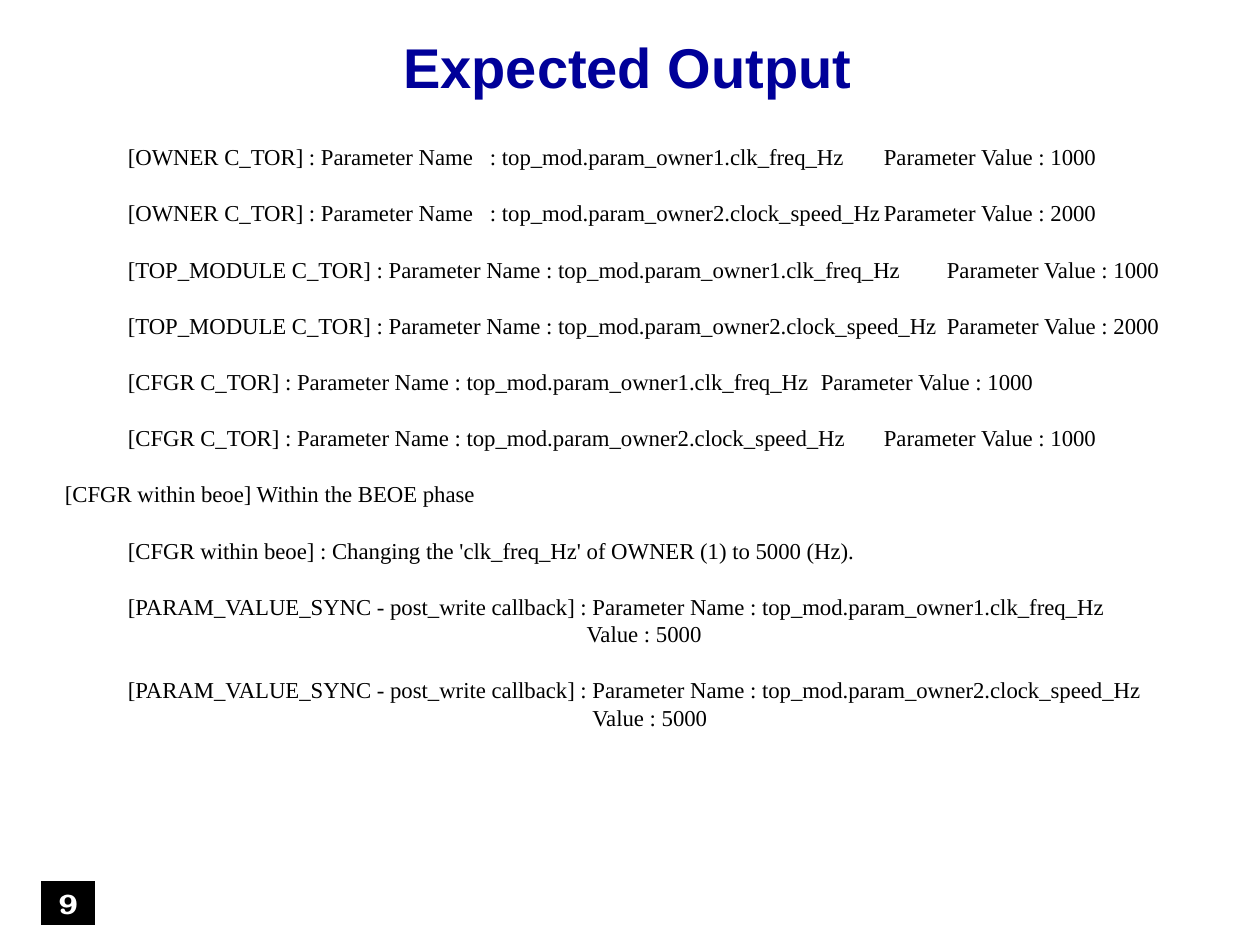
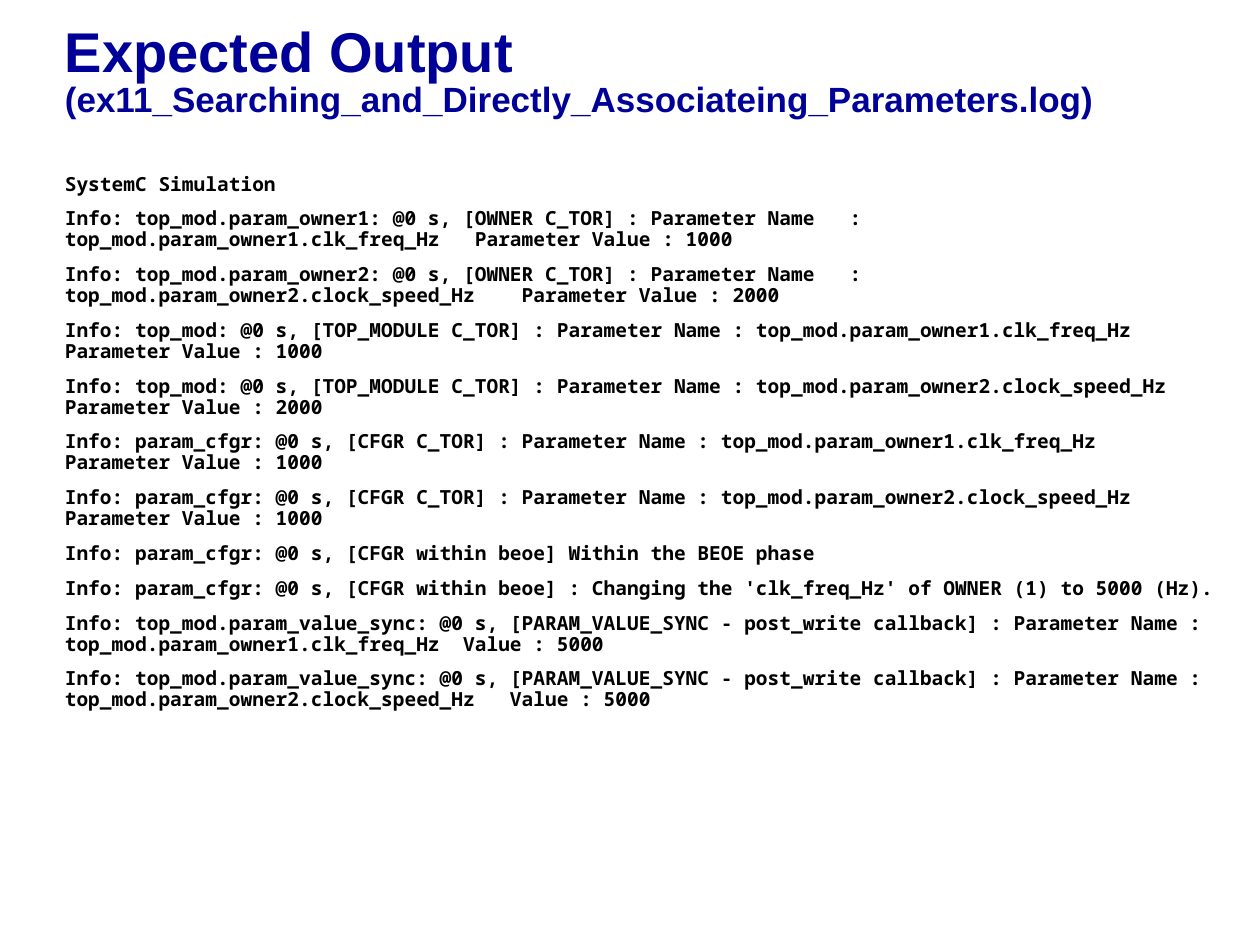
Before and after one commit to accellera-official/cci, a slide deck: slide 8 of examples/ex11_Searching_and_Directly_Associating_Parameters/docs/ex11_Searching_and_Directly_Associating_Parameters.ppt (slide 9 before the commit). Drawn at 1260x945 pixels with LibreOffice and Linux fonts; fonts in the diff are those of the drawing; background and template pictures are left out. Boxes give left, top, right and bottom in pixels: in the first picture for what was removed or moved away, otherwise in the second. Text is boxed around its words. In the diff, an @@ line names an element or a change of style, - is before the commit and + after.

```diff
--- a/examples/ex11_Searching_and_Directly_Associating_Parameters/docs/ex11_Searching_and_Directly_Associating_Parameters.ppt
+++ b/examples/ex11_Searching_and_Directly_Associating_Parameters/docs/ex11_Searching_and_Directly_Associating_Parameters.ppt
@@ title added at (65,31,1093,119), 20 pt, text #000099, bold @@
+Expected Output (ex11_Searching_and_Directly_Associateing_Parameters.log)
@@ free removed at (181,37,1074,106) @@
-Expected Output
@@ text "SystemC Simulation": place and size @@
-text "SystemC Simulation" at (53,136,1197,766)
+text "SystemC Simulation" at (65,176,1213,711)
@@ text at (65,176,1213,711): text changed; size 13 to 11.1 pt; font Times New Roman to Noto Sans Mono; bold on @@
-[OWNER C_TOR] : Parameter Name : top_mod.param_owner1.clk_freq_Hz Parameter Value : 1000
-[OWNER C_TOR] : Parameter Name : top_mod.param_owner2.clock_speed_Hz Parameter Value : 2000
-[TOP_MODULE C_TOR] : Parameter Name : top_mod.param_owner1.clk_freq_Hz Parameter Value : 1000
-[TOP_MODULE C_TOR] : Parameter Name : top_mod.param_owner2.clock_speed_Hz Parameter Value : 2000
-[CFGR C_TOR] : Parameter Name : top_mod.param_owner1.clk_freq_Hz Parameter Value : 1000
-[CFGR C_TOR] : Parameter Name : top_mod.param_owner2.clock_speed_Hz Parameter Value : 1000
-[CFGR within beoe] Within the BEOE phase
-[CFGR within beoe] : Changing the 'clk_freq_Hz' of OWNER (1) to 5000 (Hz).
-[PARAM_VALUE_SYNC - post_write callback] : Parameter Name : top_mod.param_owner1.clk_freq_Hz
-Value : 5000
-[PARAM_VALUE_SYNC - post_write callback] : Parameter Name : top_mod.param_owner2.clock_speed_Hz
-Value : 5000
+SystemC Simulation
+Info: top_mod.param_owner1: @0 s, [OWNER C_TOR] : Parameter Name : top_mod.param_owner1.clk_freq_Hz Parameter Value : 1000
+Info: top_mod.param_owner2: @0 s, [OWNER C_TOR] : Parameter Name : top_mod.param_owner2.clock_speed_Hz Parameter Value : 2000
+Info: top_mod: @0 s, [TOP_MODULE C_TOR] : Parameter Name : top_mod.param_owner1.clk_freq_Hz Parameter Value : 1000
+Info: top_mod: @0 s, [TOP_MODULE C_TOR] : Parameter Name : top_mod.param_owner2.clock_speed_Hz Parameter Value : 2000
+Info: param_cfgr: @0 s, [CFGR C_TOR] : Parameter Name : top_mod.param_owner1.clk_freq_Hz Parameter Value : 1000
+Info: param_cfgr: @0 s, [CFGR C_TOR] : Parameter Name : top_mod.param_owner2.clock_speed_Hz Parameter Value : 1000
+Info: param_cfgr: @0 s, [CFGR within beoe] Within the BEOE phase
+Info: param_cfgr: @0 s, [CFGR within beoe] : Changing the 'clk_freq_Hz' of OWNER (1) to 5000 (Hz).
+Info: top_mod.param_value_sync: @0 s, [PARAM_VALUE_SYNC - post_write callback] : Parameter Name : top_mod.param_owner1.clk_freq_Hz Value : 5000
+Info: top_mod.param_value_sync: @0 s, [PARAM_VALUE_SYNC - post_write callback] : Parameter Name : top_mod.param_owner2.clock_speed_Hz Value : 5000
@@ rectangle removed at (42,882,94,924) @@
-9
```
Also in this commit, not shown: 8 other slides changed, 2 slides removed, 7 other files.
